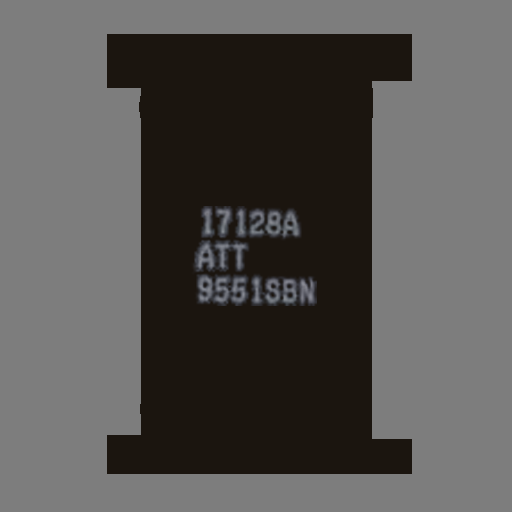
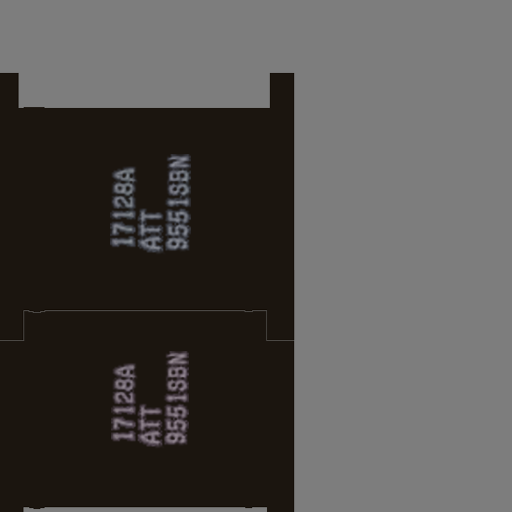
Comparing the layer stacks of the two 512 × 512 images. Changes:
added layer "Layer 4 copy" above "Layer 4" over (110, 154, 191, 256)
painted on "Layer 4" over (111, 206, 317, 450)
added layer "Layer 6 copy" above "Layer 6" over (0, 72, 295, 512)
added layer "Layer 6" above "Layer 5" over (295, 34, 412, 474)
showed "Layer 5", painted on it over (0, 34, 412, 512)
removed layer "Layer 3" over (0, 34, 412, 512)
